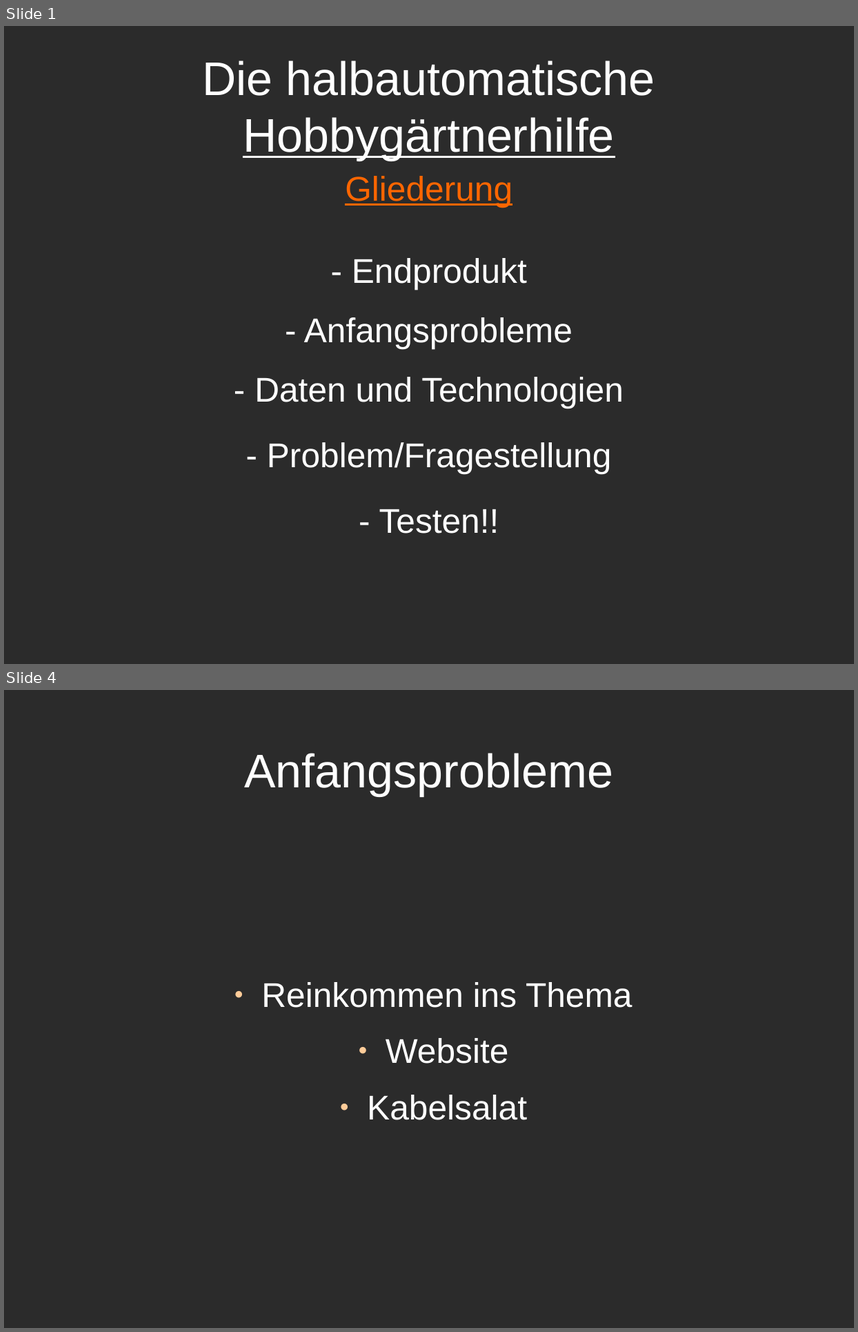
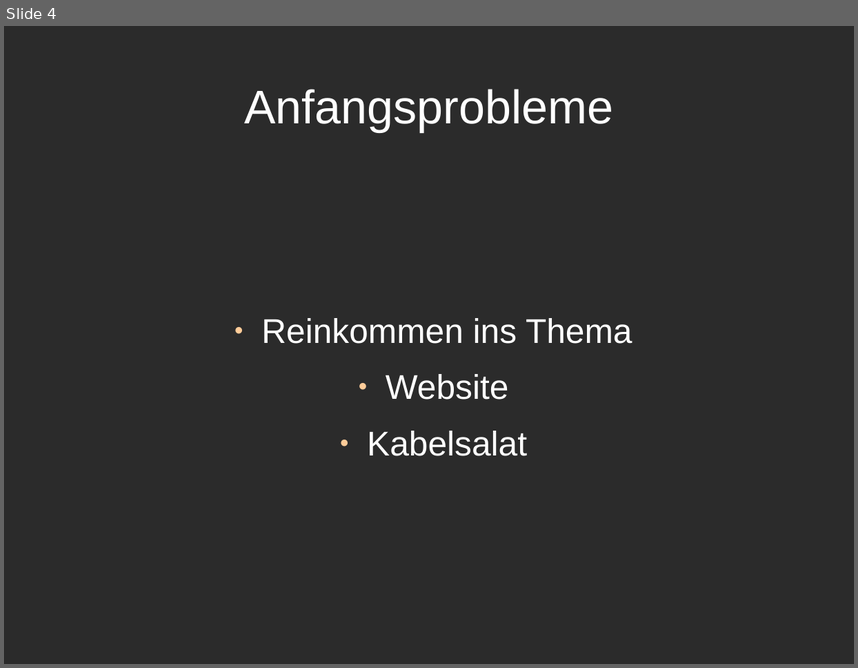
Before and after one commit to Jugendhackt/Halbautomatische_Hobbygaertnerhilfe, a slide deck: Website/Präsentation.odp. Shown one above the other, each under a label of ours: slides 1 and 4 before the commit, slide 4 after it; the slides between them are not shown. The pictures are 858x1332 and 858x668 pixels, drawn with LibreOffice and Linux fonts; fonts in the diff are those of the drawing; background and template pictures are left out; a plain dark background stands for a picture behind light text. Boxes give left, top, right and bottom in pixels: in the first picture for what was removed or moved away, otherwise in the second. Text is boxed around its words. In the diff, an @@ line names an element or a change of style, - is before the commit and + after.

```diff
--- a/Website/Präsentation.odp
+++ b/Website/Präsentation.odp
@@ slide 1 removed at bbox=[4, 26, 854, 664], background picture (left out) @@
@@ title removed at bbox=[202, 60, 655, 160] @@
-Die halbautomatische Hobbygärtnerhilfe
@@ subtitle removed at bbox=[254, 176, 624, 533] @@
-Gliederung
-- Endprodukt
-- Anfangsprobleme
-- Daten und Technologien
-- Problem/Fragestellung
-- Testen!!
```
Also in this commit, not shown: 2 slides changed, 1 slide added.
